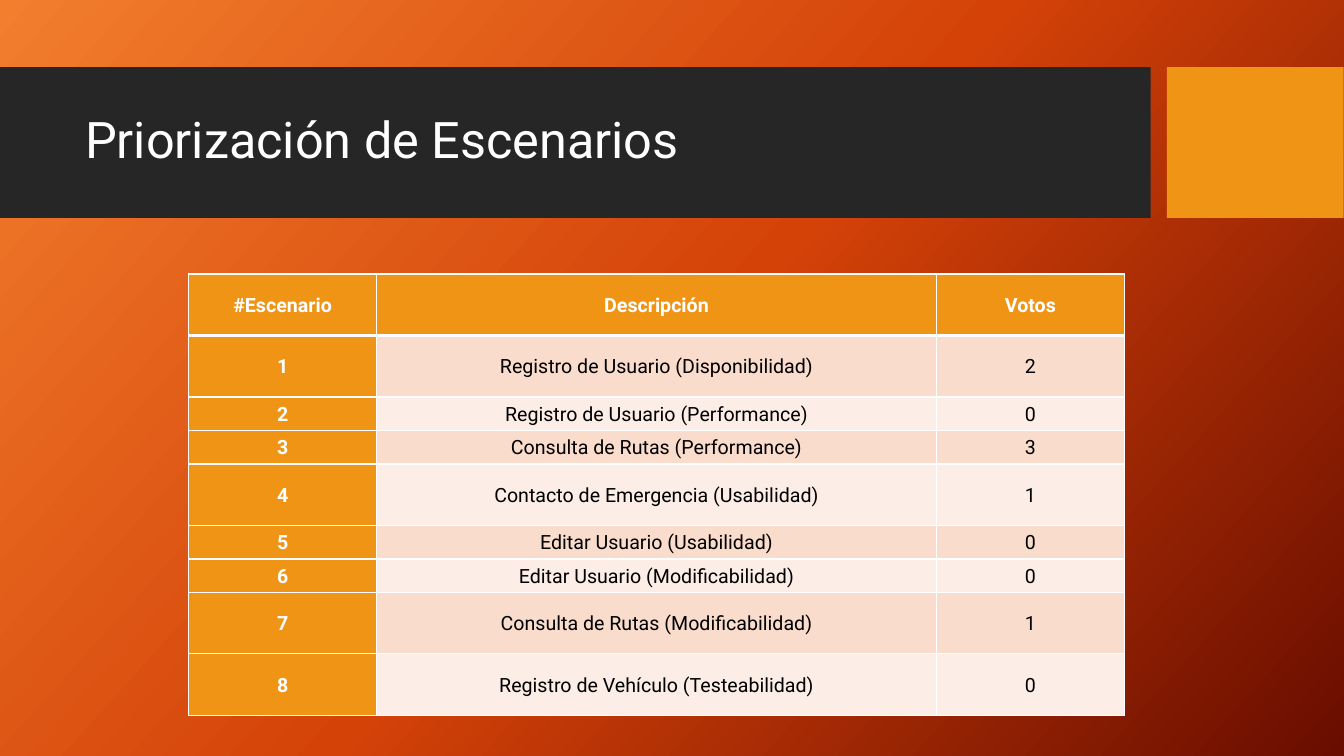
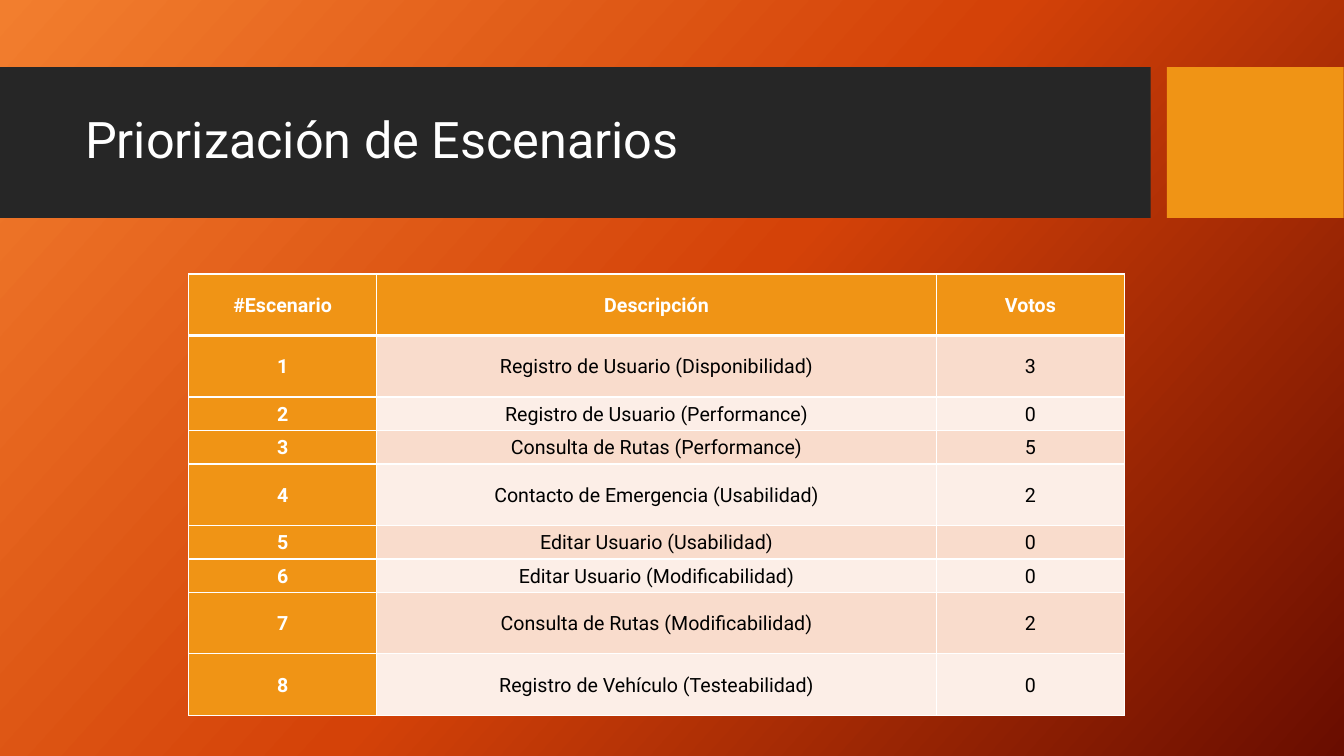
Before and after one commit to GesekCore/Arquitectura-de-Software-2015-01, a slide deck: slide 12 of TB03-Arquitectura-de-Software.pptx. Drawn at 1344x756 pixels with LibreOffice and Linux fonts; fonts in the diff are those of the drawing; background and template pictures are left out. Boxes give left, top, right and bottom in pixels: in the first picture for what was removed or moved away, otherwise in the second. Text is boxed around its words. In the diff, an @@ line names an element or a change of style, - is before the commit and + after.

Commit message:
correccion ppt

```diff
--- a/TB03-Arquitectura-de-Software.pptx
+++ b/TB03-Arquitectura-de-Software.pptx
@@ table at [189,274,1124,716] @@
-row 2, column 3: 2
+row 2, column 3: 3
-row 4, column 3: 3
+row 4, column 3: 5
-row 5, column 3: 1
+row 5, column 3: 2
-row 8, column 3: 1
+row 8, column 3: 2
```
